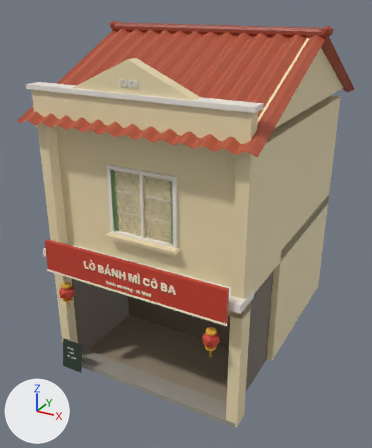
The glTF model assets/models/pho/lo_banh.glb, before and after one commit.
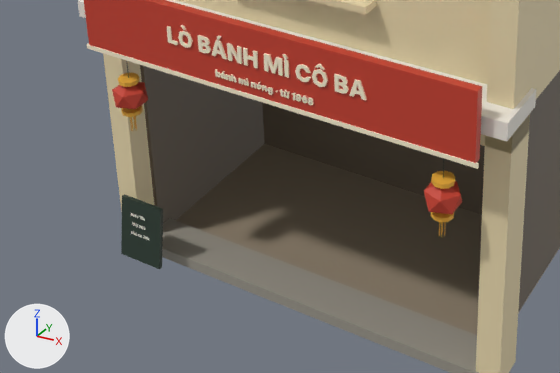
Each version appears first whole from a camera (50 mm lens) standing at (8.56, -8.56, 9.18) and looking at (2.27, 2.87, 3.47), and next in a close-up on the part from 2% to 71% of the width and 55% to 94% of the height. Every picture has the same lights, and +X, +Y and +Z are marked at lower left. The first two pictures are the older version. Vertices at exactly the same position are counted once.

Objects in the first close-up: 'lo_banh'.
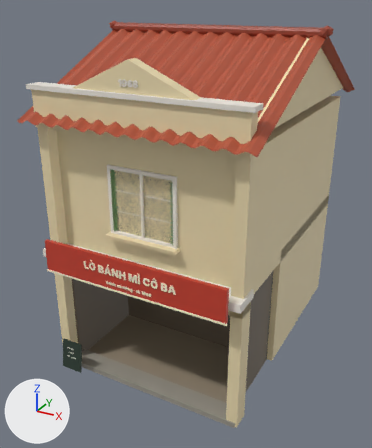
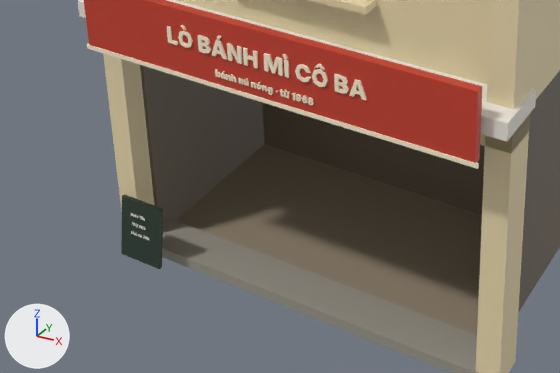
Changed parts and their boxes (x1, y1, x2, y2) in the close-ups (560 x 373 px):
```json
{"part": 1, "of": "me_hop_060", "change": "deleted", "before": [112, 61, 462, 237]}
```

The change, as JSON lines over the scene's bpy script:
```json
{"block": "me_hop_060", "where": "# used by ob_lo_banh; location = (0.0, 0.0, 0.0)"}
{"op": "remove", "block": "me_hop_060", "code": "me_hop_060.from_pydata(...)  # 3285 vertices, 5780 faces; spans x -0.39..5.59, y -0.44..7.37, z -0.02..8.63"}
{"op": "add", "block": "me_hop_060", "code": "me_hop_060.from_pydata(...)  # 3013 vertices, 5316 faces; spans x -0.39..5.59, y -0.42..7.37, z -0.02..8.63"}
{"block": "me_hop_060", "change": "me_hop_060 part 1: 20 loose pieces with 272 vertices, spanning x 0.4..4.8, y -0.44..-0.06, z 1.98..3.25, are deleted"}
```
